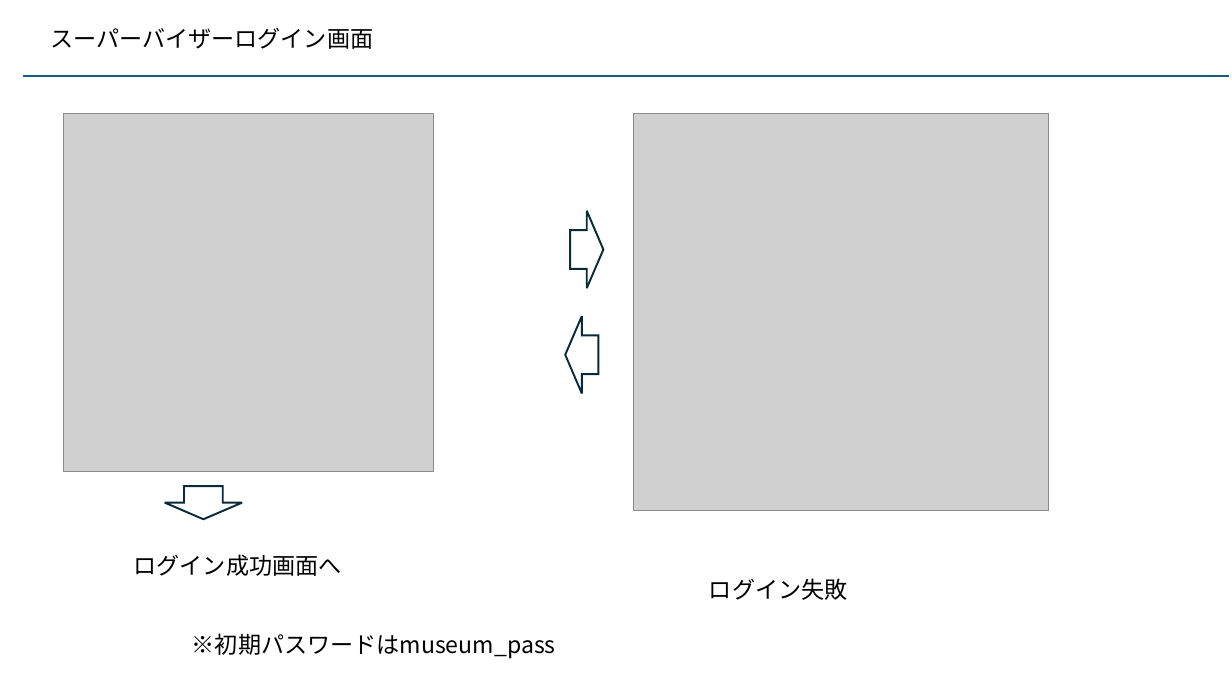
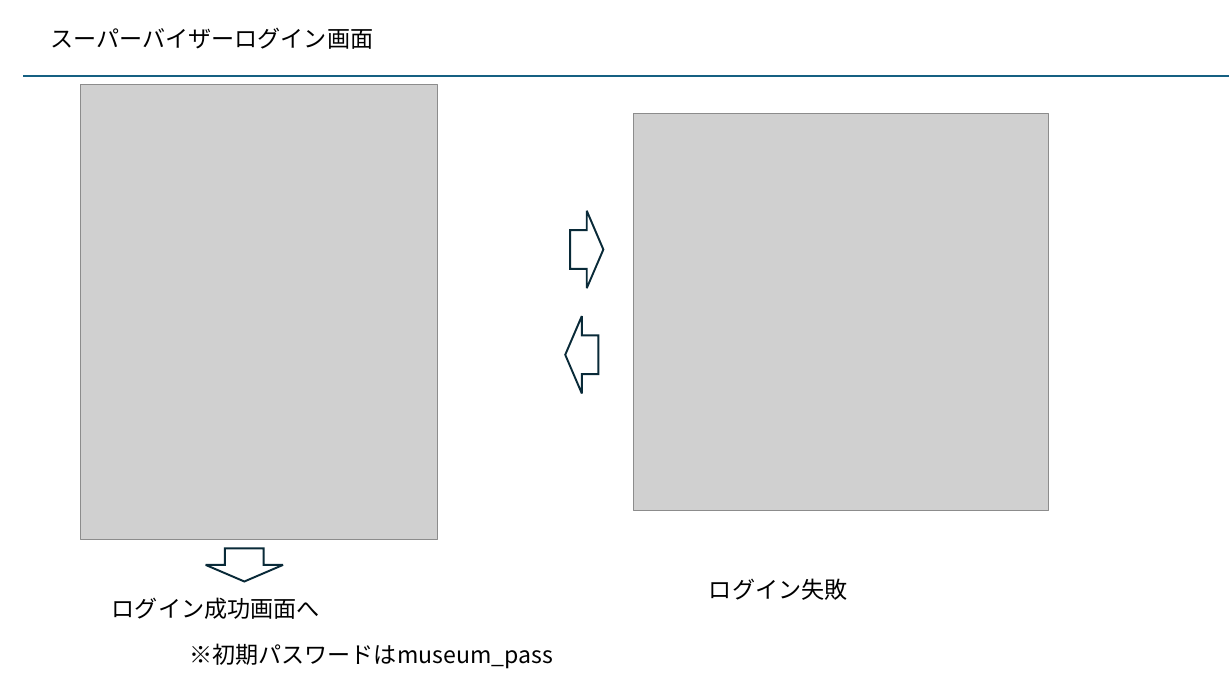
Before and after one commit to kaze-lab/museum_app_proj, a slide deck: slide 8 of 展示物アプリ仕様.pptx. Drawn at 1232x693 pixels with LibreOffice and Linux fonts; fonts in the diff are those of the drawing; grey boxes stand for pictures. Boxes give left, top, right and bottom in pixels: in the first picture for what was removed or moved away, otherwise in the second. Text is boxed around its words. In the diff, an @@ line names an element or a change of style, - is before the commit and + after.

Commit message:
アプリケーション画面取りかかりまえ

```diff
--- a/展示物アプリ仕様.pptx
+++ b/展示物アプリ仕様.pptx
@@ picture: place and size @@
-picture at (64, 114, 433, 471)
+picture at (81, 84, 437, 540)
@@ down arrow: place and size @@
-down arrow at (165, 486, 242, 519)
+down arrow at (206, 548, 284, 581)
@@ text "ログイン成功画面へ": place and size @@
-text "ログイン成功画面へ" at (134, 554, 342, 576)
+text "ログイン成功画面へ" at (112, 597, 320, 619)
@@ text "※初期パスワードはmuseum_pass": place and size @@
-text "※初期パスワードはmuseum_pass" at (192, 633, 556, 659)
+text "※初期パスワードはmuseum_pass" at (189, 643, 553, 668)
```
Also in this commit, not shown: 5 other slides changed, 2 slides added, 17 other files.
